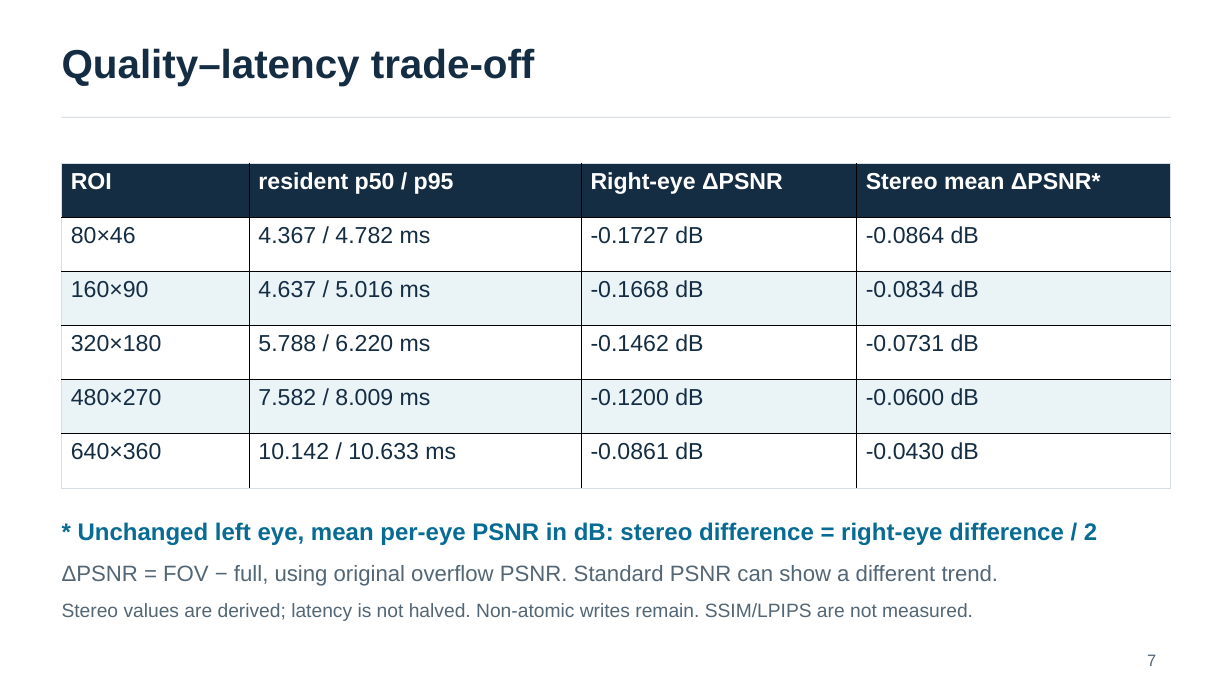
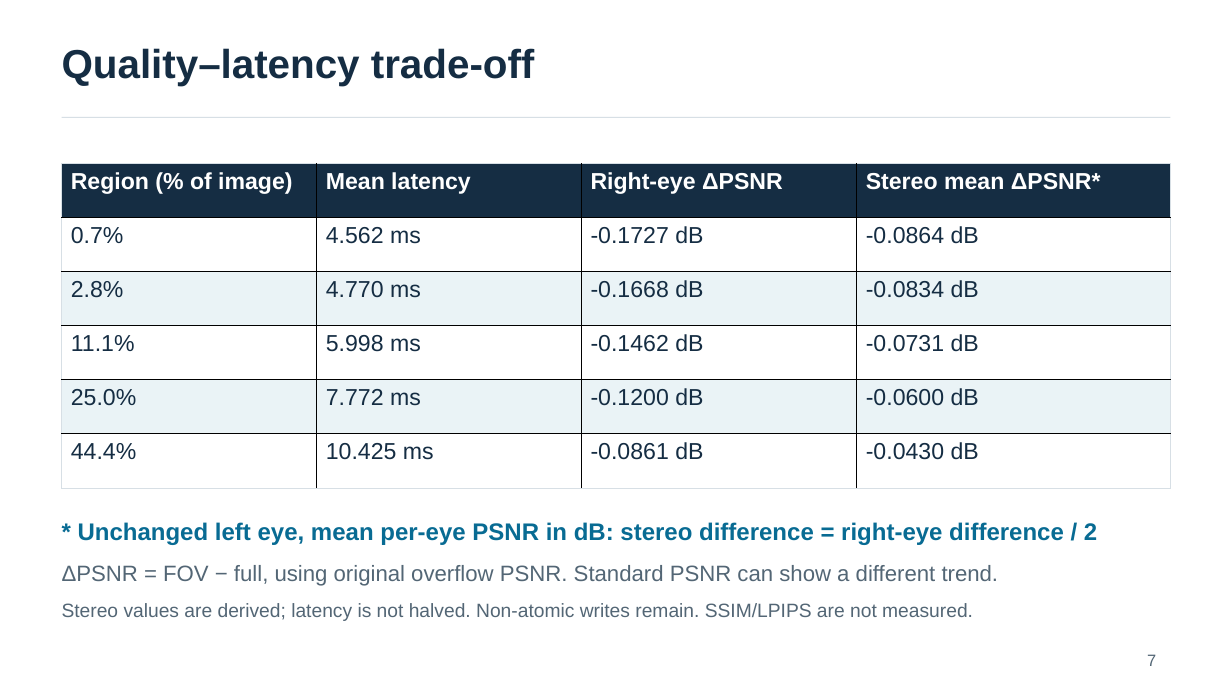
Before and after one commit to yingtian991221/stereo-eye-reconstruction, a slide deck: slide 7 of presentations/weekly_20261029/weekly_20261029_english_30w.pptx. Drawn at 1232x693 pixels with LibreOffice and Linux fonts; fonts in the diff are those of the drawing. Boxes give left, top, right and bottom in pixels: in the first picture for what was removed or moved away, otherwise in the second. Text is boxed around its words. In the diff, an @@ line names an element or a change of style, - is before the commit and + after.

Commit message:
Simplify weekly slides and show area percentages with mean latency bars

```diff
--- a/presentations/weekly_20261029/weekly_20261029_english_30w.pptx
+++ b/presentations/weekly_20261029/weekly_20261029_english_30w.pptx
@@ table at <box>62,164,1171,488</box> @@
-row 1, column 1: ROI
+row 1, column 1: Region (% of image)
-row 1, column 2: resident p50 / p95
+row 1, column 2: Mean latency
-row 2, column 1: 80×46
+row 2, column 1: 0.7%
-row 2, column 2: 4.367 / 4.782 ms
+row 2, column 2: 4.562 ms
-row 3, column 1: 160×90
+row 3, column 1: 2.8%
-row 3, column 2: 4.637 / 5.016 ms
+row 3, column 2: 4.770 ms
-row 4, column 1: 320×180
+row 4, column 1: 11.1%
-row 4, column 2: 5.788 / 6.220 ms
+row 4, column 2: 5.998 ms
-row 5, column 1: 480×270
+row 5, column 1: 25.0%
-row 5, column 2: 7.582 / 8.009 ms
+row 5, column 2: 7.772 ms
-row 6, column 1: 640×360
+row 6, column 1: 44.4%
-row 6, column 2: 10.142 / 10.633 ms
+row 6, column 2: 10.425 ms
```
Also in this commit, not shown: 3 other slides changed, 1 slide added, 1 slide removed, 5 other files.
